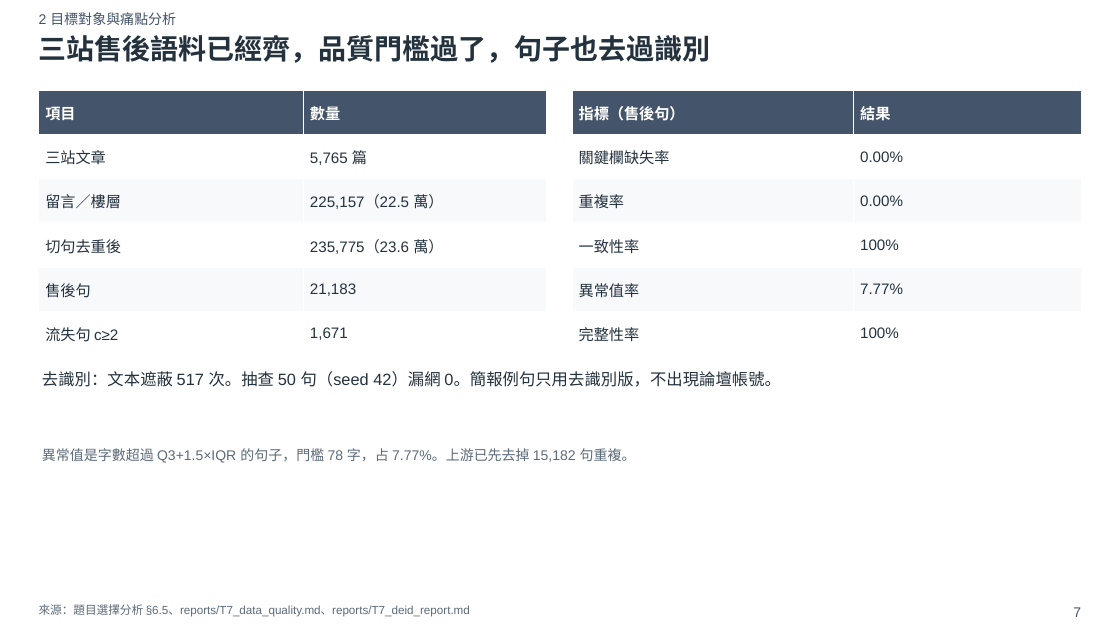
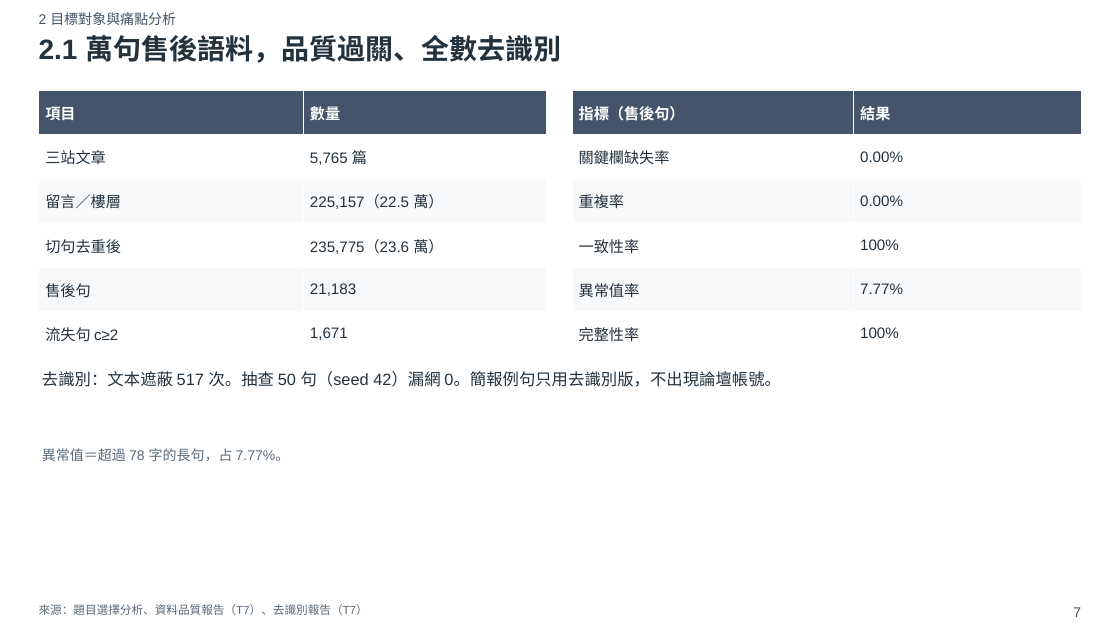
Before and after one commit to xxx789666/hotai-ai-hackathon-lexus, a slide deck: slide 7 of deck/初賽簡報_v0.pptx. Drawn at 1120x630 pixels with LibreOffice and Linux fonts; fonts in the diff are those of the drawing. Boxes give left, top, right and bottom in pixels: in the first picture for what was removed or moved away, otherwise in the second. Text is boxed around its words. In the diff, an @@ line names an element or a change of style, - is before the commit and + after.

```diff
--- a/deck/初賽簡報_v0.pptx
+++ b/deck/初賽簡報_v0.pptx
@@ text at <box>39,35,561,63</box>: text changed @@
-三站售後語料已經齊，品質門檻過了，句子也去過識別
+2.1 萬句售後語料，品質過關、全數去識別
@@ text at <box>42,448,290,461</box>: text changed @@
-異常值是字數超過 Q3+1.5×IQR 的句子，門檻 78 字，占 7.77%。上游已先去掉 15,182 句重複。
+異常值＝超過 78 字的長句，占 7.77%。
@@ text at <box>39,604,368,615</box>: text changed @@
-來源：題目選擇分析 §6.5、reports/T7_data_quality.md、reports/T7_deid_report.md
+來源：題目選擇分析、資料品質報告（T7）、去識別報告（T7）
```
Also in this commit, not shown: 19 other slides changed, 2 slides added, 33 other files.
